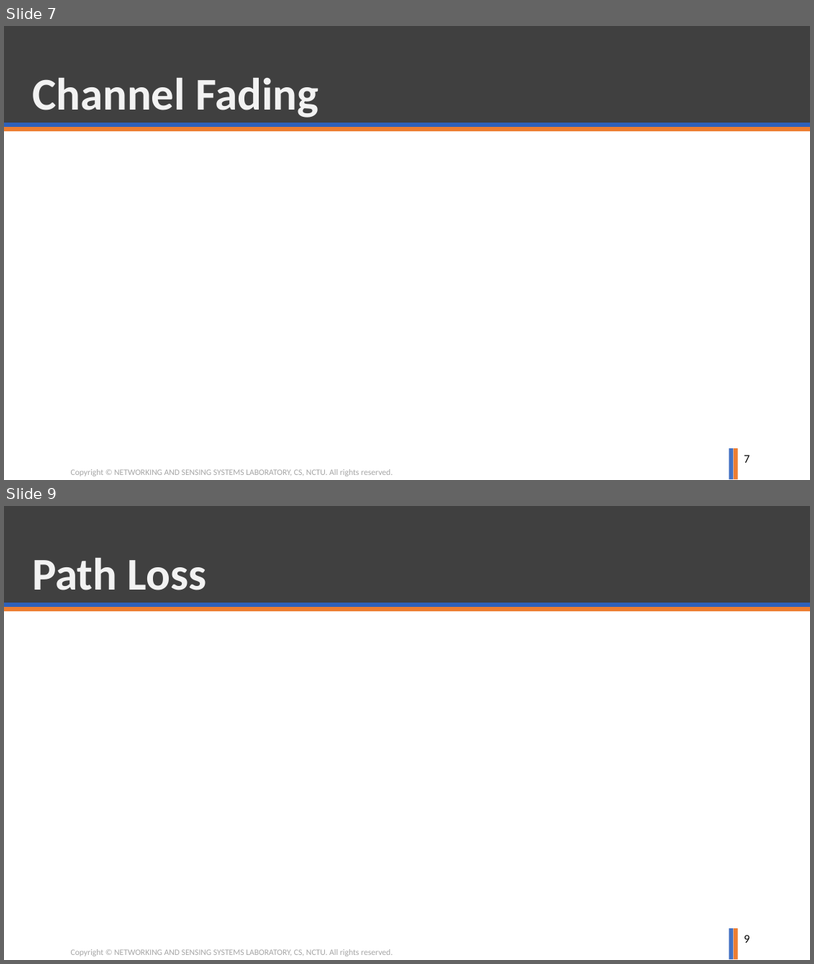
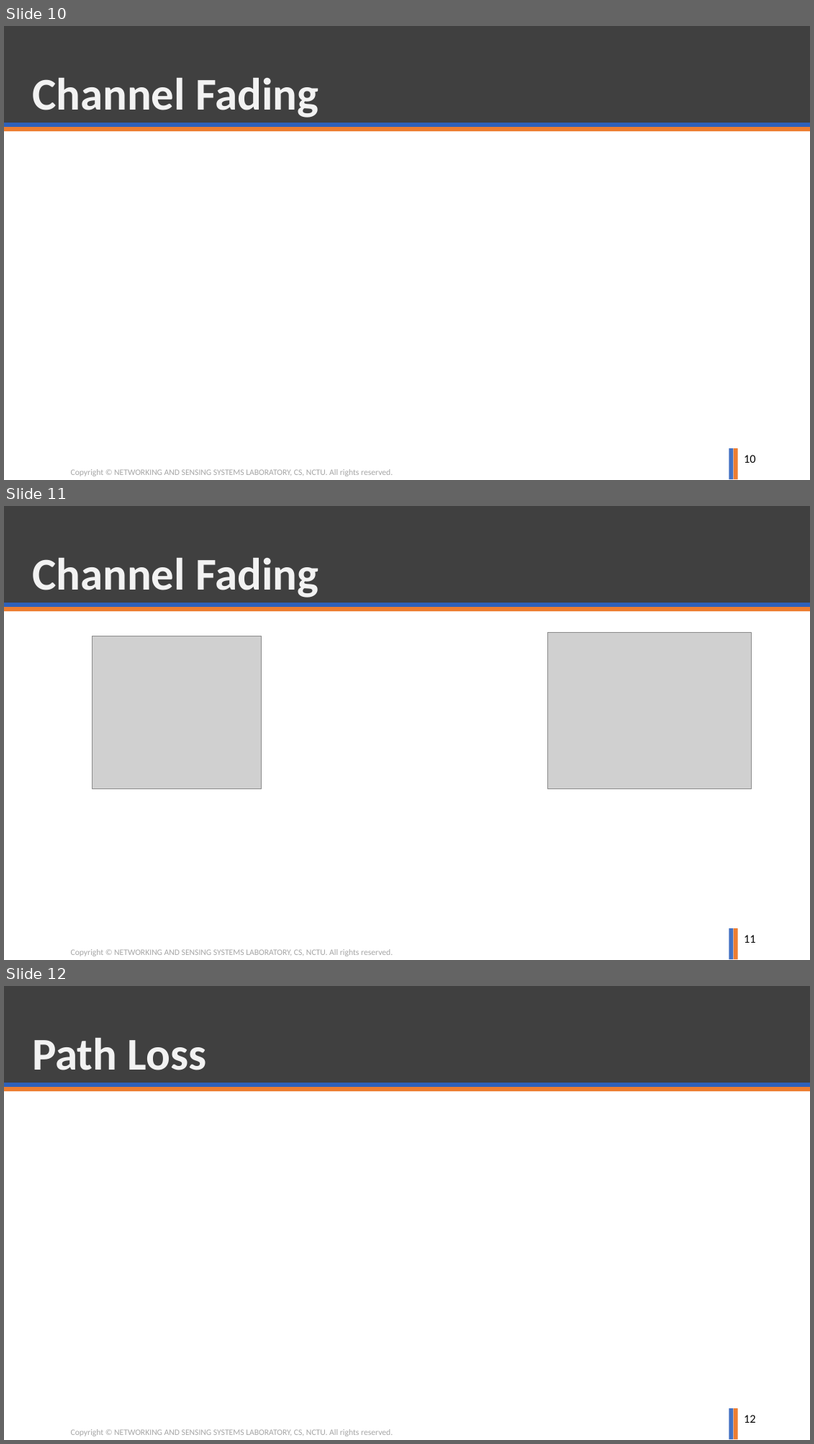
Before and after one commit to ghostkingwilly/Signal_Training_Freshman, a slide deck: Freshman_Training.pptx. Shown one above the other, each under a label of ours: slides 7 and 9 before the commit, slides 10, 11 and 12 after it; the slides between them are not shown. The pictures are 814x964 and 814x1444 pixels, drawn with LibreOffice and Linux fonts; fonts in the diff are those of the drawing; grey boxes stand for pictures; background and template pictures are left out. Boxes give left, top, right and bottom in pixels: in the first picture for what was removed or moved away, otherwise in the second. Text is boxed around its words. In the diff, an @@ line names an element or a change of style, - is before the commit and + after.

```diff
--- a/Freshman_Training.pptx
+++ b/Freshman_Training.pptx
@@ slide 11 added at [4,506,810,960], background #FFFFFF; not listed: 6 template elements that a slide beside it also shows @@
@@ title added at [32,558,319,597], 54 pt, text #F2F2F2, bold @@
+Channel Fading
@@ picture added at [548,632,751,788] @@
@@ picture added at [93,636,261,788] @@
@@ page number added at [744,934,756,942], 14 pt, text #000000 @@
+11
@@ what was slide 7 is now slide 10 @@
@@ page number at [744,454,756,462]: text changed @@
-7
+10
@@ what was slide 9 is now slide 12 @@
@@ page number at [744,1414,756,1422]: text changed @@
-9
+12
```
Also in this commit, not shown: 1 slide changed, 2 other slides added.
